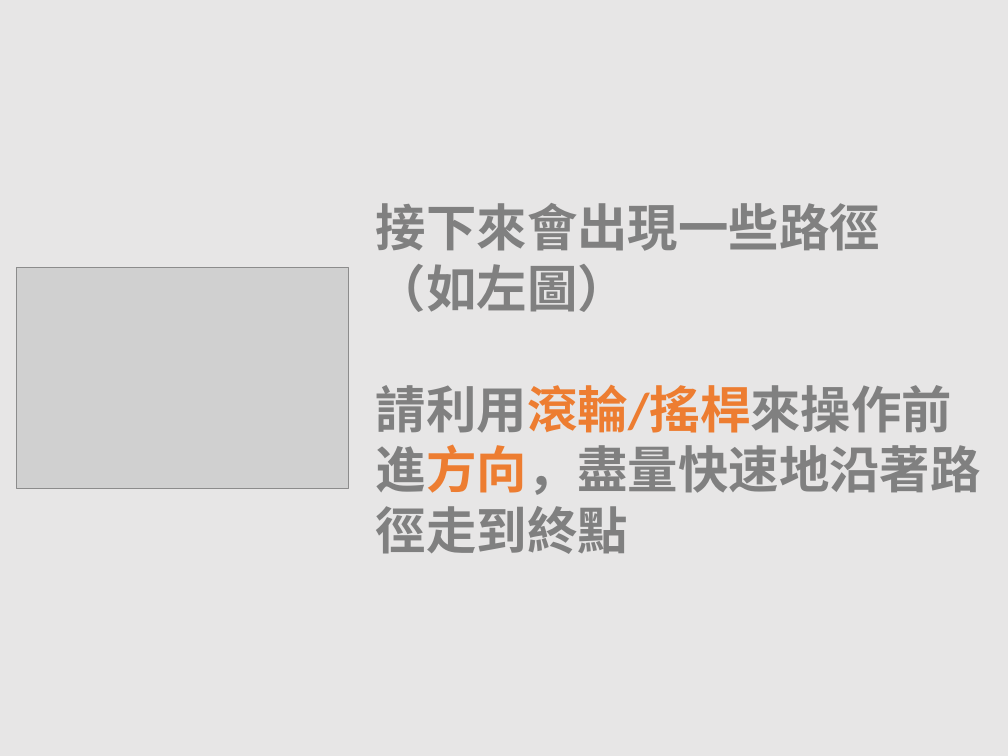
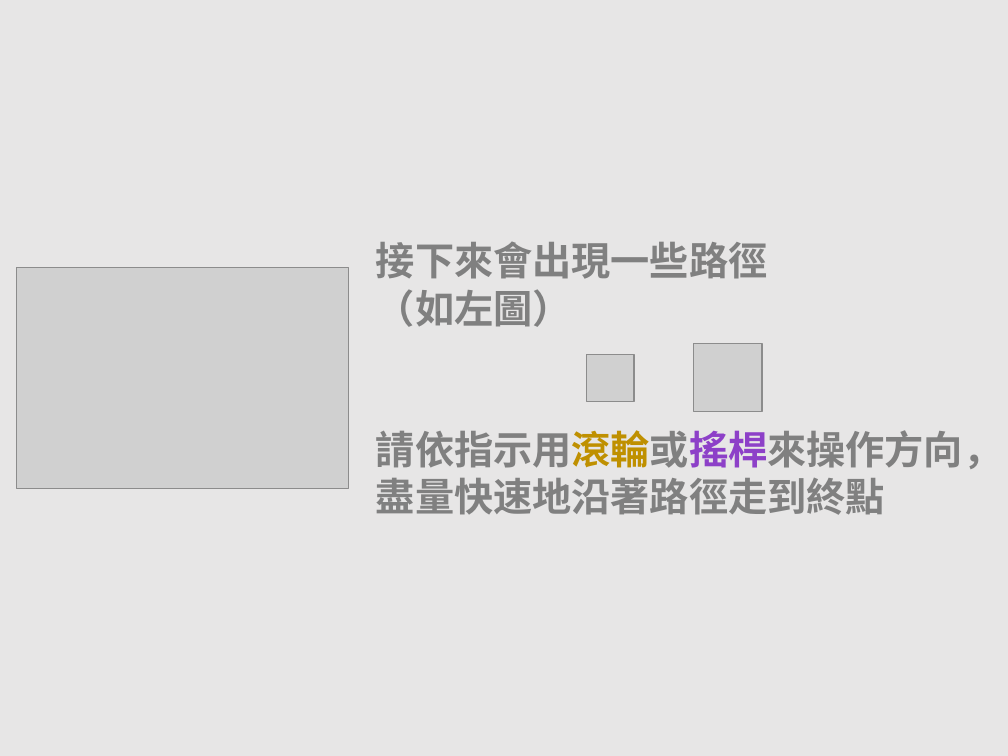
Before and after one commit to EJ-Chang/OSD-Study, a slide deck: slide 22 of WheelOSDtest/StimulusPNG.pptx. Drawn at 1008x756 pixels with LibreOffice and Linux fonts; fonts in the diff are those of the drawing; grey boxes stand for pictures. Boxes give left, top, right and bottom in pixels: in the first picture for what was removed or moved away, otherwise in the second. Text is boxed around its words. In the diff, an @@ line names an element or a change of style, - is before the commit and + after.

```diff
--- a/WheelOSDtest/StimulusPNG.pptx
+++ b/WheelOSDtest/StimulusPNG.pptx
@@ text at <box>376,242,767,327</box>: size 36 to 28 pt in "接下來會出現一些路徑", "（如左圖）" @@
@@ picture added at <box>587,355,634,402</box> @@
@@ picture added at <box>694,344,762,412</box> @@
@@ text at <box>376,430,1002,515</box>: text changed; size 36 to 28 pt @@
-請利用滾輪/搖桿來操作前進方向，盡量快速地沿著路徑走到終點
+請依指示用滾輪或搖桿來操作方向，盡量快速地沿著路徑走到終點
```
Also in this commit, not shown: 7 other slides changed, 12 slides added, 12 slides removed, 14 other files.
